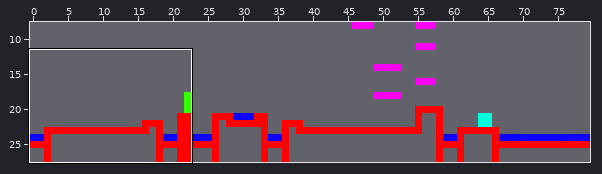
An edit to a level. Tiled map, Game/Map/Map_Beta.tmx. Above: a wide view before the commit, with the close-up outlined.
Close-up. As it was:
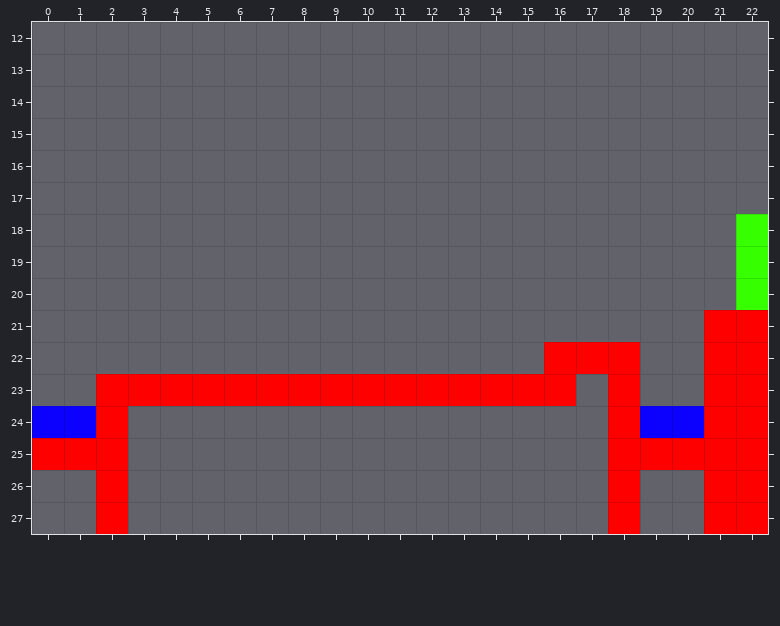
Cells are 32x32 px. Shown: x 0..22, y 12..27. Not drawn, because the pictures are missing: unchanged layers "Ground", "Parallax_1", "Parallax_2", "Parallax_3", "Parallax_4", "Parallax_5", "Parallax_6", "Parallax_7", "Parallax_8", "Parallax_9", "Parallax_Lights_1", "Parallax_Lights_2", "Tree/Grass", "Water/Spikes".
And afterwards:
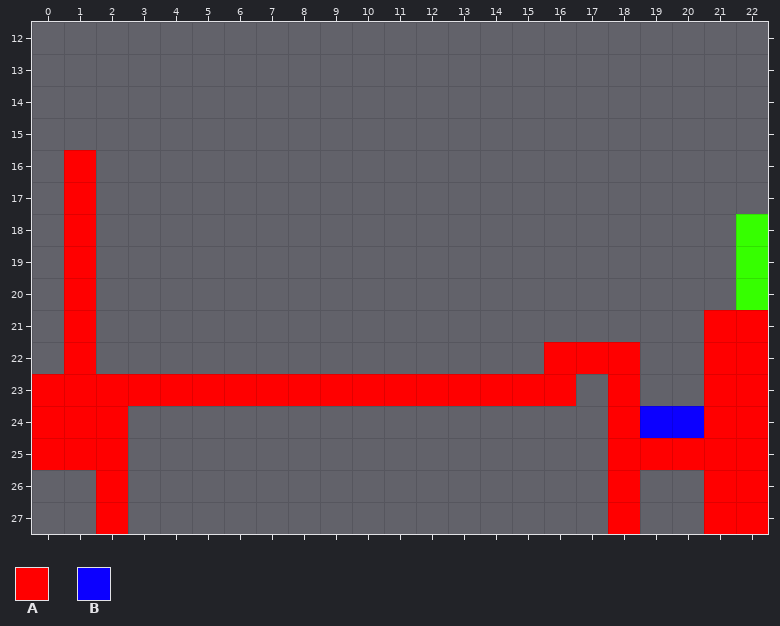
Key: from "Colliders": A 0, B 2.
_ is an empty cell, . an unchanged one.
Edits made:
--- layer "Collisions"
@@ x 0..1 @@
-16 ._
-17 ._
-18 ._
-19 ._
-20 ._
-21 ._
-22 ._
-23 __
-24 BB
+16 .A
+17 .A
+18 .A
+19 .A
+20 .A
+21 .A
+22 .A
+23 AA
+24 AA
